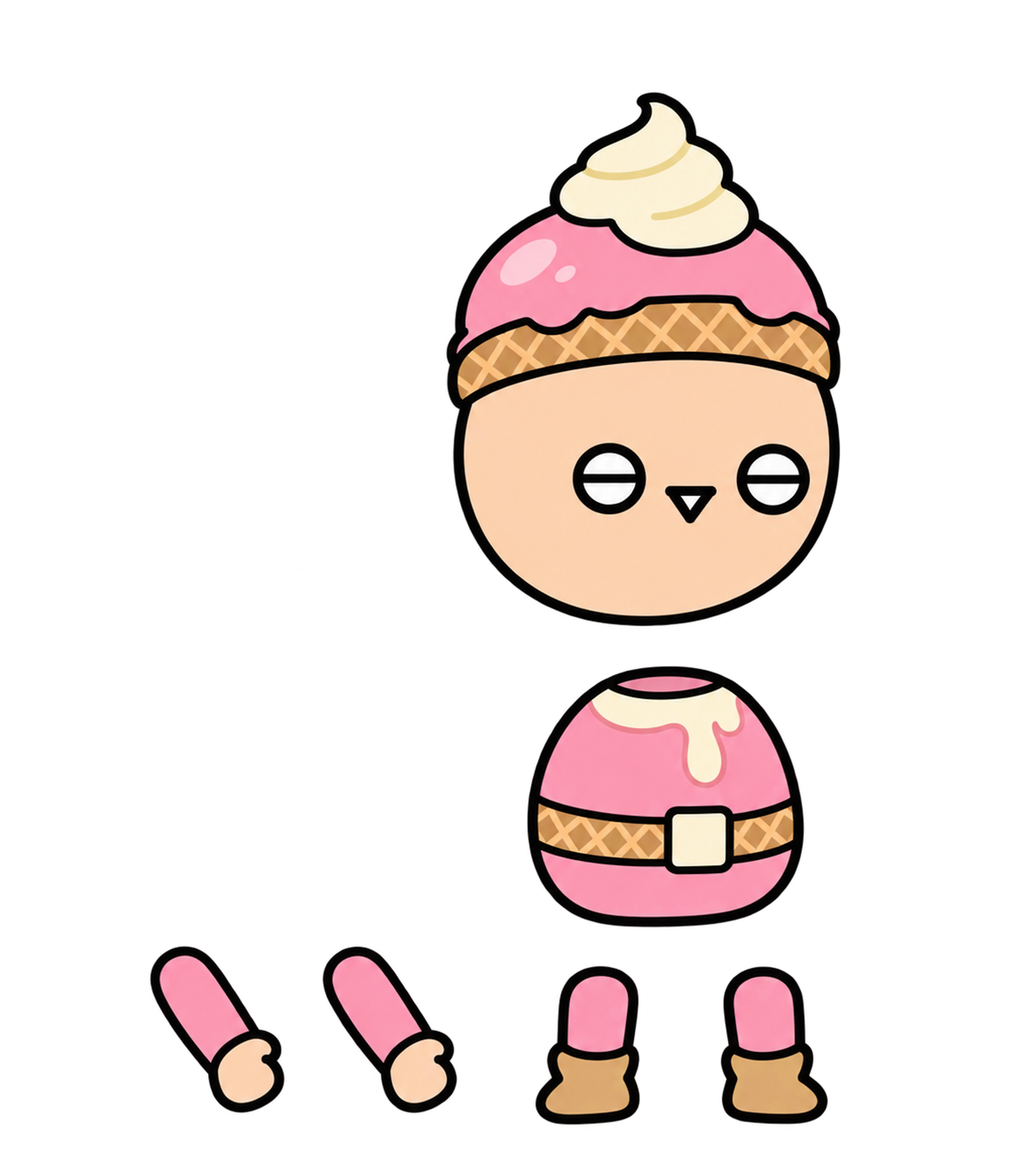
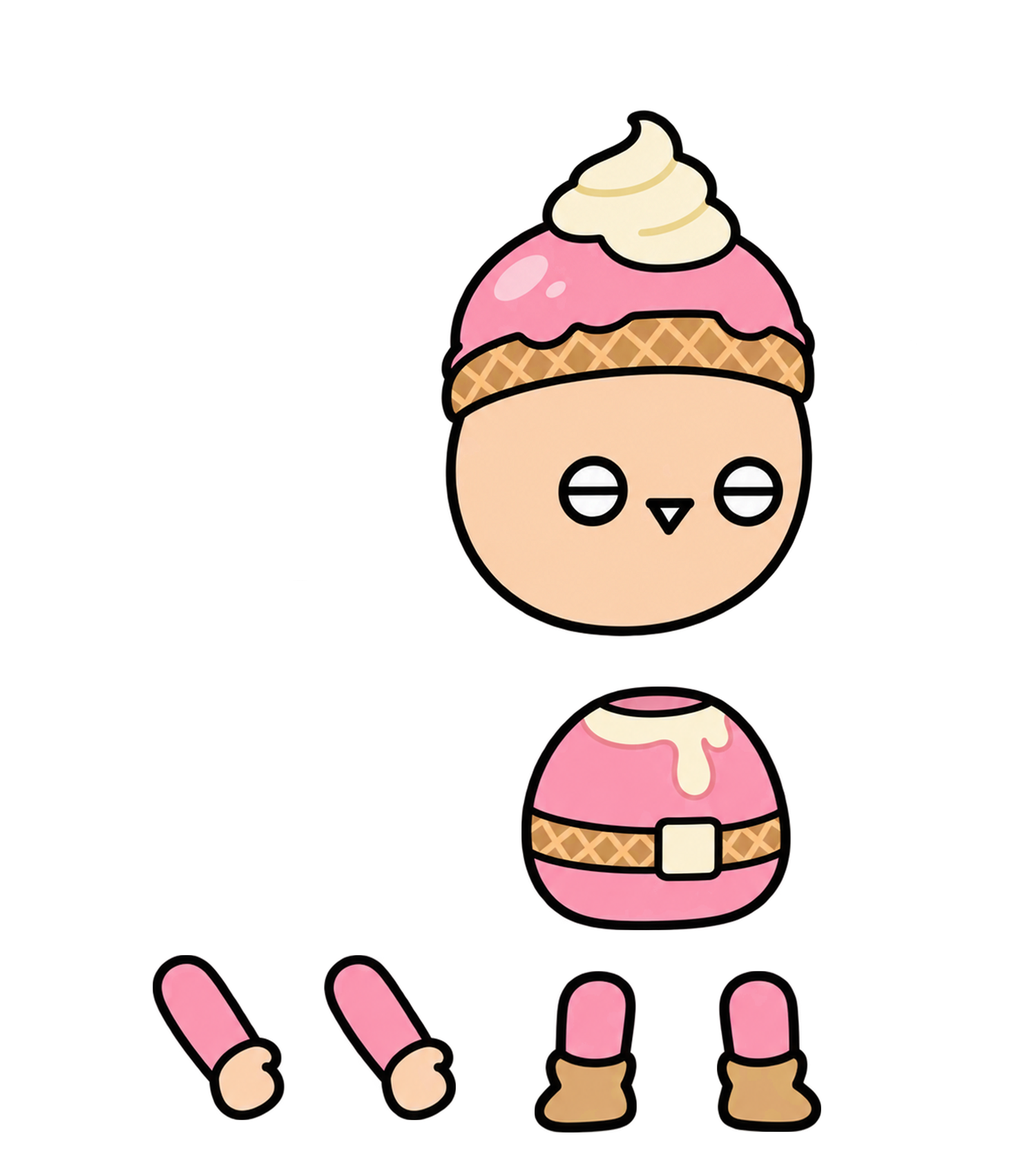
Layer changes from the first 1036 x 1174 image to the second:
painted on "머리" over [295, 90, 841, 690]
painted on "몸통" over [521, 665, 807, 930]
painted on "팔1" over [111, 877, 287, 1120]
painted on "팔2" over [320, 945, 458, 1120]
painted on "다리1" over [532, 965, 641, 1133]
painted on "다리2" over [716, 963, 830, 1132]
